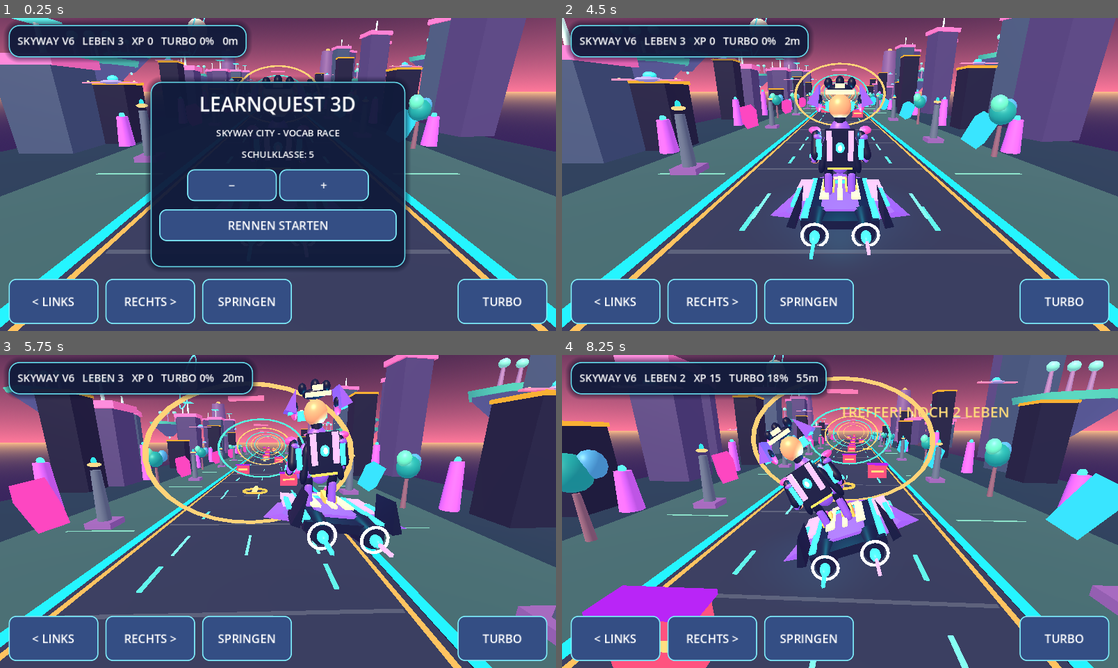
Above: before the commit, frames 1-4 (two rows, left to right).
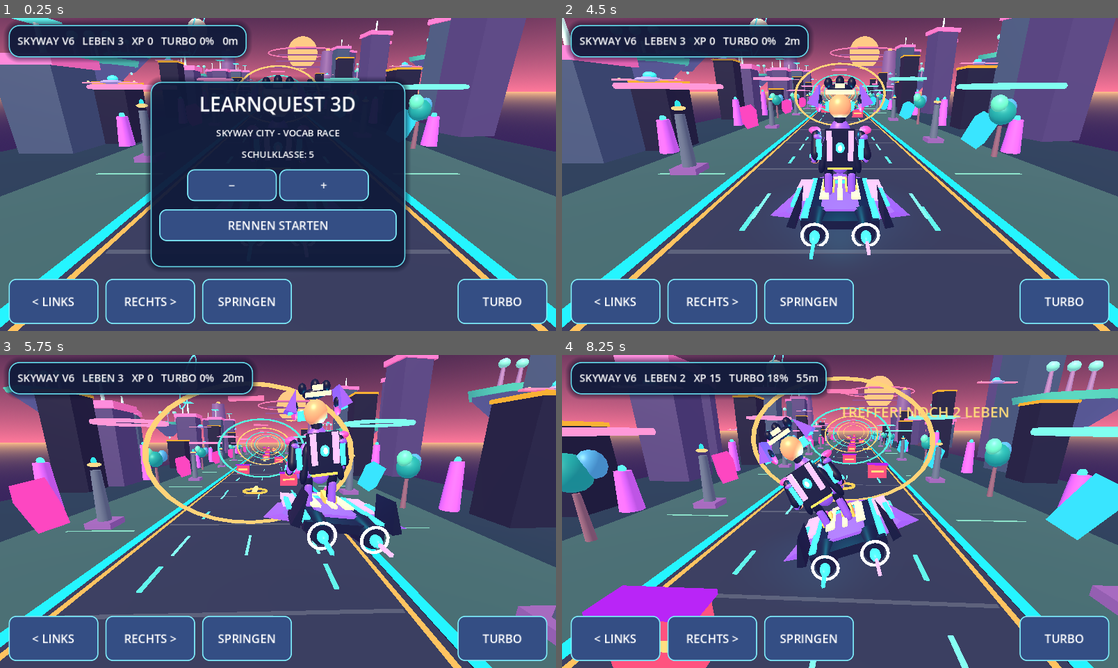
Above: after the commit, the same moments.

Repository: mtothek0703/learnquest-unity-web
Game: Godot game, scene res://main.tscn
Same seed, same stepped clock (60 frames per second), same inputs: the game is played once before the commit and once after it.
Inputs:
- Up to frame 1 (0.25 s): no input
- Up to frame 2 (4.5 s): click "RECHTS >" at 0.5 s; click "SPRINGEN" at 1.25 s; click "TURBO" at 2 s; click "−" at 2.75 s; click "+" at 3.5 s; click "RENNEN STARTEN" at 4.25 s
- Up to frame 3 (5.75 s): hold Right from 5.03 s (still down); tap Space at 5.27 s
- Up to frame 4 (8.25 s): release Right at 5.78 s; hold S 5.78-6.53 s; tap Space at 6.02, 7.52 s; hold Right 6.53-8.03 s; hold Left from 8.03 s (still down)

The runs differ from the first frame. In frame 1, 1.1% of the frame differs, in the area x 15-85%, y 5-23%; in frame 2, 1.5%; in frame 3, 0.9%; in frame 4, 1.6%, in the area x 0-100%, y 6-27%.

Commit message:
feat(graphics): create giant stylized sunset, sky halo and illuminated ribbon arches

Diff:
--- a/godot/neon_environment.gd
+++ b/godot/neon_environment.gd
@@ -19,6 +19,7 @@
     _build_floating_traffic()
     _build_speed_streaks()
     _build_landmarks()
+    _build_sunset_landmark()
 
 func material(tint: Color, glow: bool = false) -> StandardMaterial3D:
     var m := StandardMaterial3D.new()
@@ -221,6 +222,45 @@
             globe(island, Vector3(x, 3.4, -0.3), Vector3(1.15, 1.0, 1.1), Color("#78e5d0"))
         globe(island, Vector3(0, -3.8, 0), Vector3(0.55, 0.75, 0.55), Color("#a7faff"), true)
 
+func _build_sunset_landmark() -> void:
+    # Giant warm sun, layered skyline silhouettes, and large coloured arches
+    # give the first frame a different composition without relying on textures.
+    var sun := Node3D.new()
+    sun.name = "V14 giant sunset"
+    sun.position = Vector3(13.0, 24.0, -138.0)
+    add_child(sun)
+    var sun_mesh := SphereMesh.new()
+    sun_mesh.radial_segments = 32
+    sun_mesh.rings = 16
+    var disc := shape(sun, sun_mesh, Vector3.ZERO, Color("#ffcb86"), true)
+    disc.scale = Vector3(16.0, 16.0, 1.1)
+    var halo_mesh := TorusMesh.new()
+    halo_mesh.inner_radius = 17.8
+    halo_mesh.outer_radius = 18.4
+    halo_mesh.rings = 48
+    halo_mesh.ring_segments = 8
+    shape(sun, halo_mesh, Vector3.ZERO, Color("#ff7db7"), true)
+    for i in range(4):
+        var band_y := -7.0 + float(i) * 3.0
+        block(sun, Vector3(0, band_y, 1.5), Vector3(31.0 - float(i) * 2.6, 0.7, 0.15), Color("#6b407f"))
+    for side in [-1.0, 1.0]:
+        # Decorative elevated ribbon bridges keep the world unmistakably 3D.
+        for i in range(6):
+            var z := -9.0 - float(i) * 23.0
+            var arch := Node3D.new()
+            arch.name = "V14 luminous sky ribbon"
+            arch.position = Vector3(side * 9.7, 4.6 + float(i % 2) * 1.5, z)
+            add_child(arch)
+            scenery.append(arch)
+            var mesh := TorusMesh.new()
+            mesh.inner_radius = 2.5
+            mesh.outer_radius = 2.7
+            mesh.rings = 24
+            mesh.ring_segments = 6
+            var ribbon := shape(arch, mesh, Vector3.ZERO, Color("#ff99d9") if side < 0 else Color("#81fff0"), true)
+            ribbon.rotation_degrees.y = 90
+            arch.scale = Vector3(1.0, 1.5, 1.0)
+
 func _process(delta: float) -> void:
     elapsed += delta
     if running:
